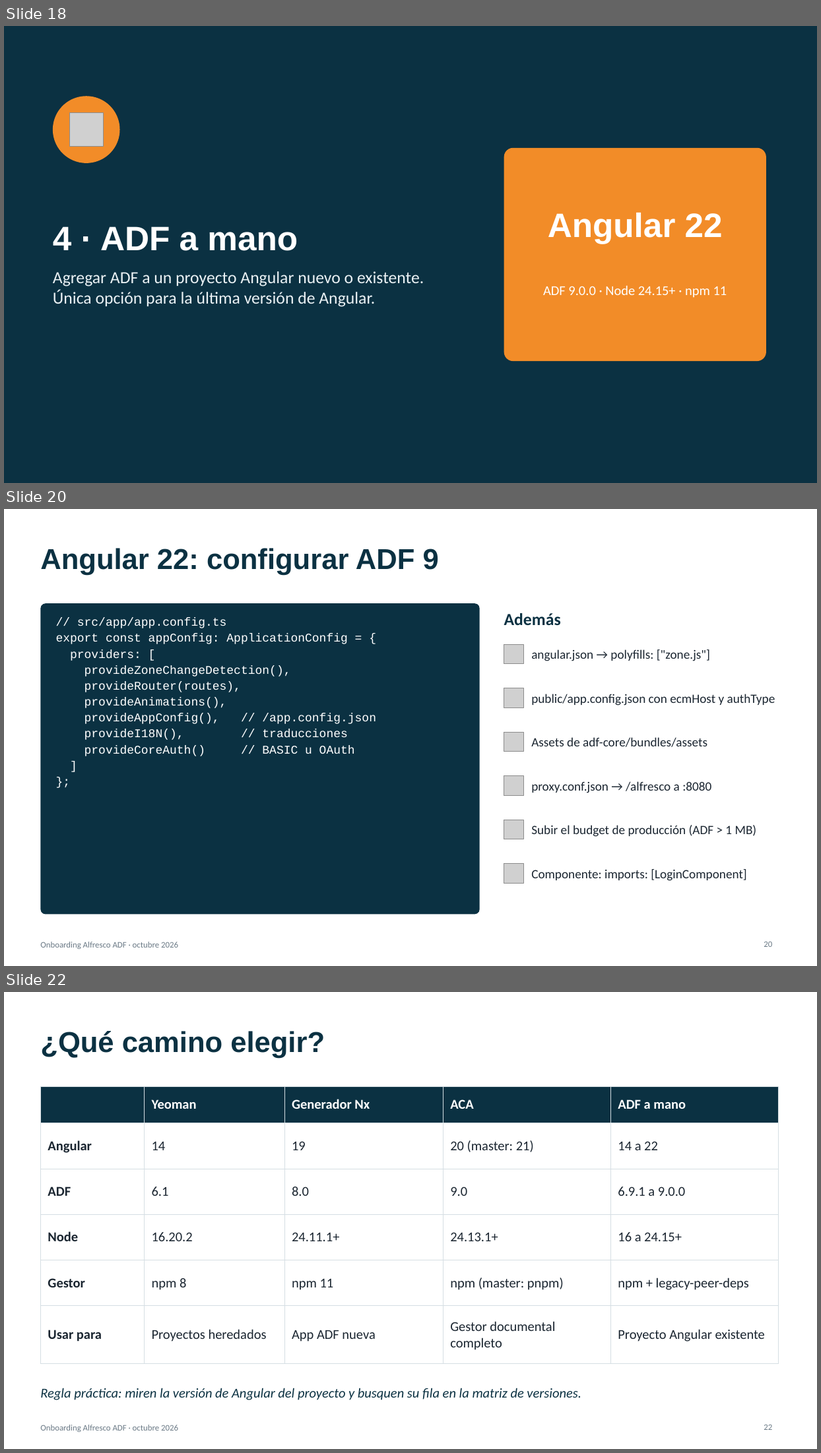
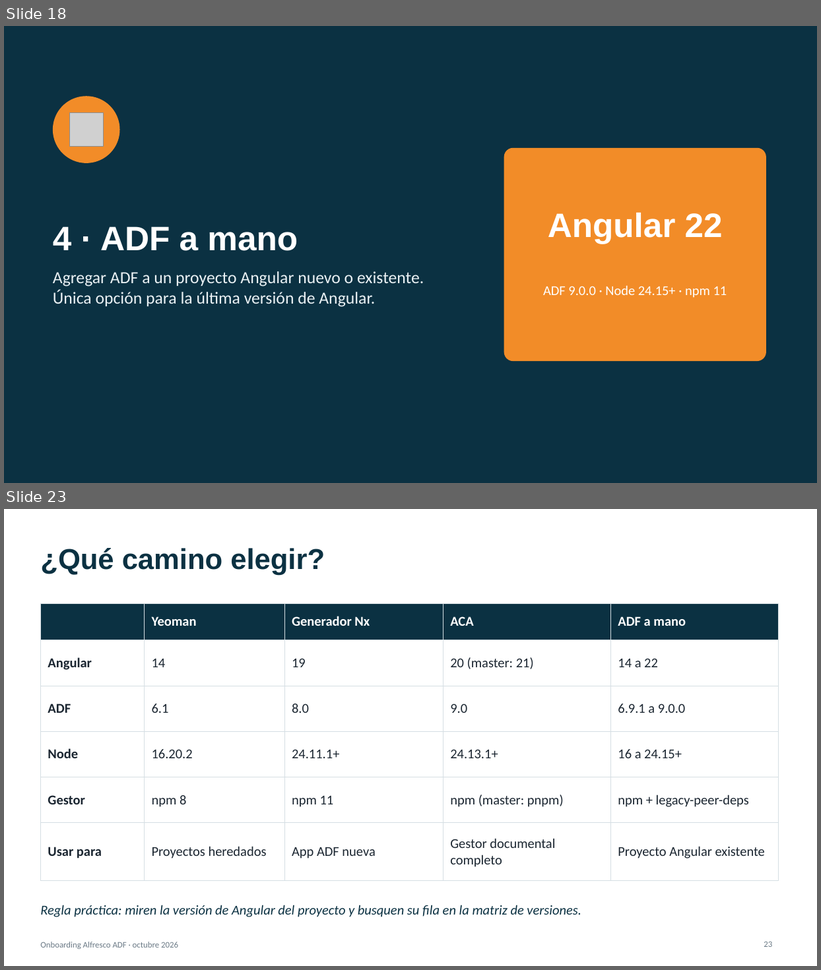
Before and after one commit to renzoqamao/alfresco-adf-onboarding, a slide deck: docs/onboarding-adf.pptx. Shown one above the other, each under a label of ours: slides 18, 20 and 22 before the commit, slides 18 and 23 after it; the slides between them are not shown. The pictures are 821x1453 and 821x970 pixels, drawn with LibreOffice and Linux fonts; fonts in the diff are those of the drawing; grey boxes stand for pictures. Boxes give left, top, right and bottom in pixels: in the first picture for what was removed or moved away, otherwise in the second. Text is boxed around its words. In the diff, an @@ line names an element or a change of style, - is before the commit and + after.

```diff
--- a/docs/onboarding-adf.pptx
+++ b/docs/onboarding-adf.pptx
@@ slide 20 removed at (4,509,817,966), background #FFFFFF; not listed: 1 template element that a slide beside it also shows @@
@@ title removed at (40,548,439,575) @@
-Angular 22: configurar ADF 9
@@ rounded rectangle removed at (40,603,480,915) @@
@@ text removed at (56,618,376,757) @@
-// src/app/app.config.ts
-export const appConfig: ApplicationConfig = {
-providers: [
-provideZoneChangeDetection(),
-provideRouter(routes),
-provideAnimations(),
-provideAppConfig(), // /app.config.json
-provideI18N(), // traducciones
-provideCoreAuth() // BASIC u OAuth
-]
-};
@@ text removed at (504,613,561,626) @@
-Además
@@ picture removed at (504,644,523,664) @@
@@ text removed at (531,650,710,661) @@
-angular.json → polyfills: ["zone.js"]
@@ picture removed at (504,689,523,708) @@
@@ text removed at (531,694,776,706) @@
-public/app.config.json con ecmHost y authType
@@ picture removed at (504,732,523,752) @@
@@ text removed at (531,737,708,747) @@
-Assets de adf-core/bundles/assets
@@ picture removed at (504,776,523,795) @@
@@ text removed at (531,782,712,793) @@
-proxy.conf.json → /alfresco a :8080
@@ picture removed at (504,820,523,840) @@
@@ text removed at (531,825,757,837) @@
-Subir el budget de producción (ADF > 1 MB)
@@ picture removed at (504,864,523,883) @@
@@ text removed at (531,869,747,881) @@
-Componente: imports: [LoginComponent]
@@ page number removed at (764,941,772,947) @@
-20
@@ what was slide 22 is now slide 23 @@
```
Also in this commit, not shown: 12 slides changed, 3 slides added, 1 other slide removed, 4 other files.
